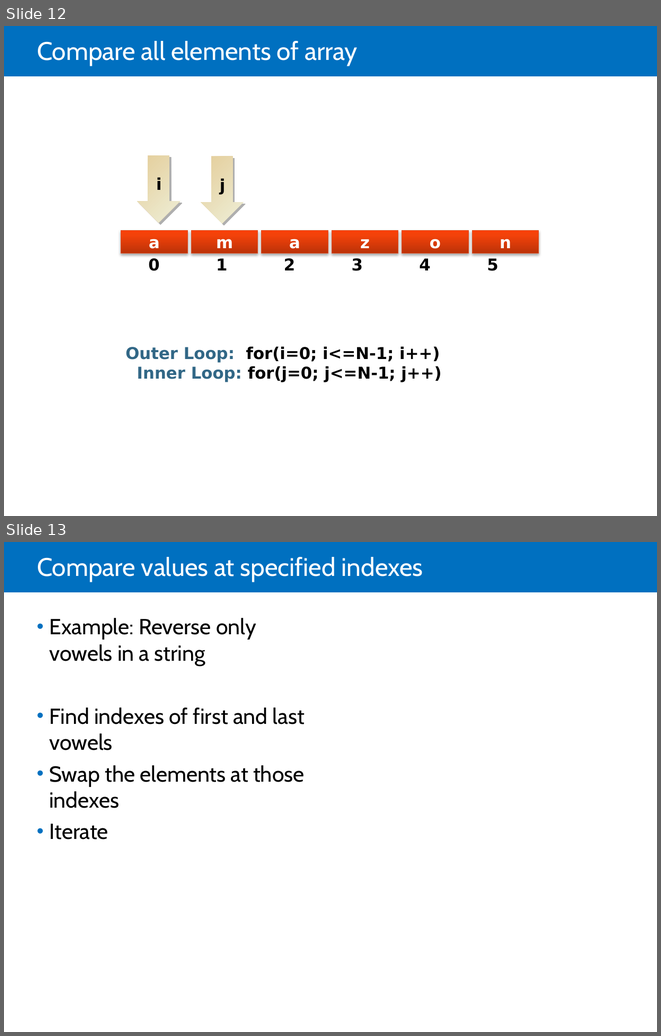
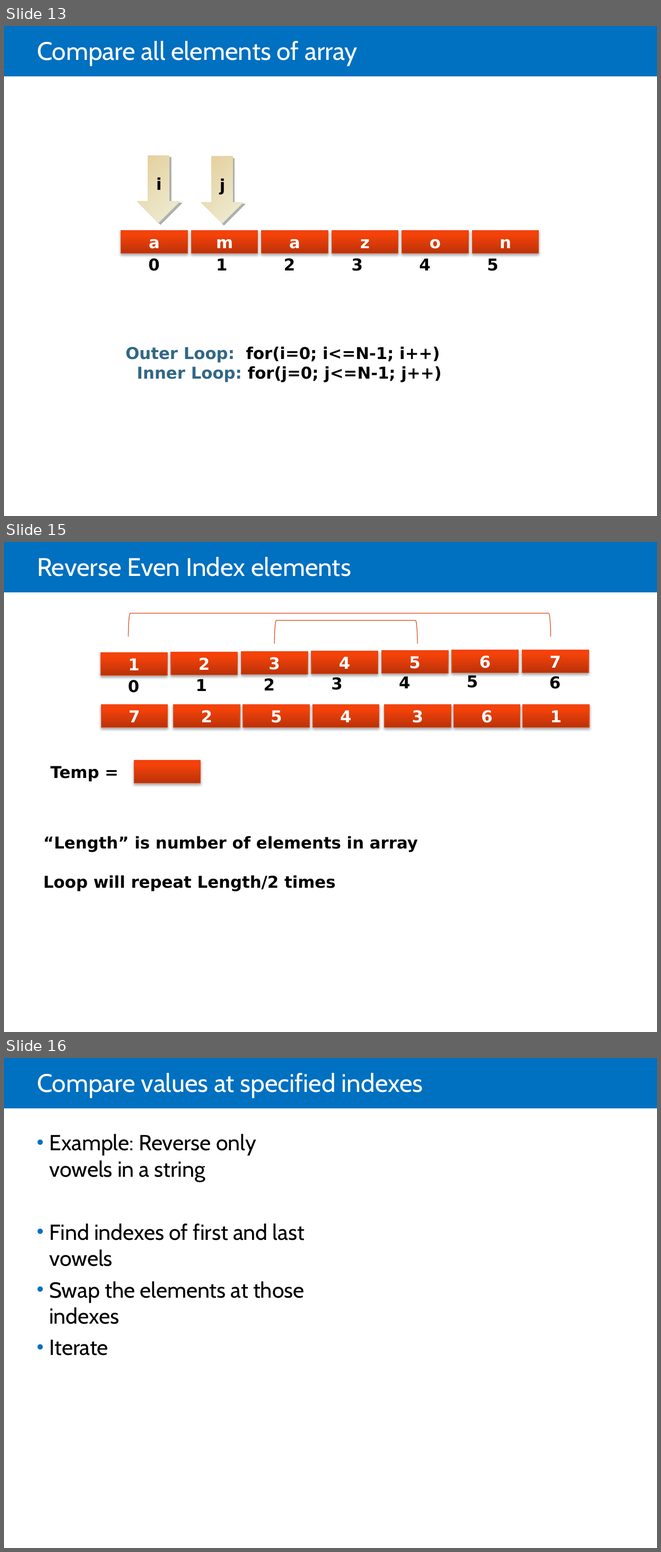
Before and after one commit to jdevr1es/DotnetSlides, a slide deck: DSA Study Guide.pptx. Shown one above the other, each under a label of ours: slides 12 and 13 before the commit, slides 13, 15 and 16 after it; the slides between them are not shown. The pictures are 661x1036 and 661x1552 pixels, drawn with LibreOffice and Linux fonts; fonts in the diff are those of the drawing. Boxes give left, top, right and bottom in pixels: in the first picture for what was removed or moved away, otherwise in the second. Text is boxed around its words. In the diff, an @@ line names an element or a change of style, - is before the commit and + after.

```diff
--- a/DSA Study Guide.pptx
+++ b/DSA Study Guide.pptx
@@ slide 15 added at box(4, 542, 657, 1032), background #FFFFFF; not listed: 1 template element that a slide beside it also shows @@
@@ title added at box(37, 557, 351, 576), 28 pt, text #FFFFFF @@
+Reverse Even Index elements
@@ left bracket added at box(129, 614, 551, 637), outline #DF4F22 0.75 pt @@
@@ left bracket added at box(275, 620, 417, 644), outline #DF4F22 0.75 pt @@
@@ rectangle added at box(100, 652, 167, 675), fill gradient #BB3309 to #F3420B to #F84007, outline #DF4F22 0.75 pt, 18 pt, text #FFFFFF, bold @@
+1
@@ rectangle added at box(171, 652, 238, 674), fill gradient #BB3309 to #F3420B to #F84007, outline #DF4F22 0.75 pt, 18 pt, text #FFFFFF, bold @@
+2
@@ rectangle added at box(241, 652, 308, 674), fill gradient #BB3309 to #F3420B to #F84007, outline #DF4F22 0.75 pt, 18 pt, text #FFFFFF, bold @@
+3
@@ rectangle added at box(311, 651, 378, 674), fill gradient #BB3309 to #F3420B to #F84007, outline #DF4F22 0.75 pt, 18 pt, text #FFFFFF, bold @@
+4
@@ rectangle added at box(381, 651, 448, 673), fill gradient #BB3309 to #F3420B to #F84007, outline #DF4F22 0.75 pt, 18 pt, text #FFFFFF, bold @@
+5
@@ rectangle added at box(452, 650, 519, 672), fill gradient #BB3309 to #F3420B to #F84007, outline #DF4F22 0.75 pt, 18 pt, text #FFFFFF, bold @@
+6
@@ rectangle added at box(522, 650, 589, 672), fill gradient #BB3309 to #F3420B to #F84007, outline #DF4F22 0.75 pt, 18 pt, text #FFFFFF, bold @@
+7
@@ text added at box(128, 680, 139, 693), 18 pt, text #000000, bold @@
+0
@@ text added at box(196, 679, 207, 691), 18 pt, text #000000, bold @@
+1
@@ text added at box(264, 678, 275, 690), 18 pt, text #000000, bold @@
+2
@@ text added at box(331, 677, 342, 690), 18 pt, text #000000, bold @@
+3
@@ text added at box(399, 675, 410, 688), 18 pt, text #000000, bold @@
+4
@@ text added at box(467, 674, 478, 688), 18 pt, text #000000, bold @@
+5
@@ text added at box(549, 676, 560, 689), 18 pt, text #000000, bold @@
+6
@@ rectangle added at box(102, 705, 168, 728), fill gradient #BB3309 to #F3420B to #F84007, outline #DF4F22 0.75 pt, 18 pt, text #FFFFFF, bold @@
+7
@@ rectangle added at box(173, 705, 240, 728), fill gradient #BB3309 to #F3420B to #F84007, outline #DF4F22 0.75 pt, 18 pt, text #FFFFFF, bold @@
+2
@@ rectangle added at box(243, 705, 310, 728), fill gradient #BB3309 to #F3420B to #F84007, outline #DF4F22 0.75 pt, 18 pt, text #FFFFFF, bold @@
+5
@@ rectangle added at box(313, 705, 379, 728), fill gradient #BB3309 to #F3420B to #F84007, outline #DF4F22 0.75 pt, 18 pt, text #FFFFFF, bold @@
+4
@@ rectangle added at box(385, 705, 451, 728), fill gradient #BB3309 to #F3420B to #F84007, outline #DF4F22 0.75 pt, 18 pt, text #FFFFFF, bold @@
+3
@@ rectangle added at box(454, 705, 521, 728), fill gradient #BB3309 to #F3420B to #F84007, outline #DF4F22 0.75 pt, 18 pt, text #FFFFFF, bold @@
+6
@@ rectangle added at box(522, 705, 589, 728), fill gradient #BB3309 to #F3420B to #F84007, outline #DF4F22 0.75 pt, 18 pt, text #FFFFFF, bold @@
+1
@@ rectangle added at box(134, 760, 201, 783), fill gradient #BB3309 to #F3420B to #F84007, outline #DF4F22 0.75 pt @@
@@ text added at box(51, 766, 99, 782), 18 pt, text #000000, bold @@
+Temp =
@@ text added at box(43, 836, 418, 891), 18 pt, text #000000, bold @@
+“Length” is number of elements in array
+Loop will repeat Length/2 times
@@ what was slide 12 is now slide 13 @@
@@ what was slide 13 is now slide 16 @@
```
Also in this commit, not shown: 6 slides changed, 7 other slides added, 1 slide removed.
